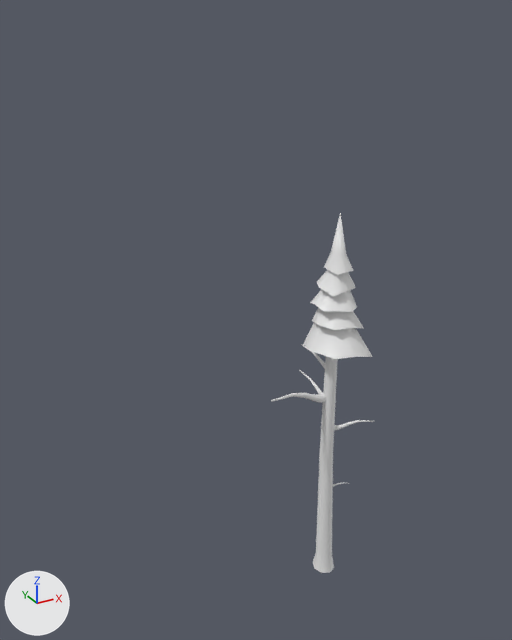
An edit to the FBX model Assets/Objects/ObjectsText/ArbolDos.fbx, drawn before and after from the same camera.
Both versions are drawn from a 50 mm lens placed at (10.96, 2.23, 3.0), pointed at (12.21, 4.5, 1.87). Lighting does not change. The marker at lower left points along +X, +Y and +Z. Materials are left out; every surface is plain grey. Where no turn or scale is listed for an object, it has been applied to the vertices.
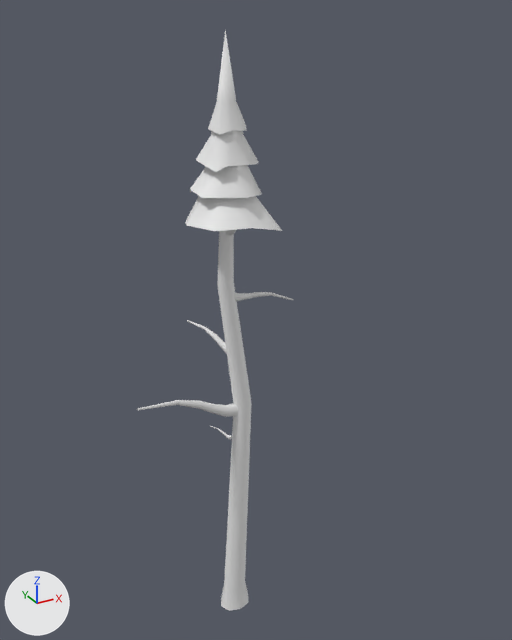
Where the change shows, as pixel boxes (x1, y1, x2, y2) in the pictures (512 x 640 px; the box of a moved part takes in the faces that stretch with it):
'Object046', reshaped, moved (51% wider, 61% taller)
    before: (271, 213, 374, 573)
    after: (137, 30, 293, 611)
part 1 of me_mesh, moved or reshaped
    before: (271, 392, 326, 403)
    after: (137, 400, 239, 417)
part 2 of me_mesh, moved or reshaped
    before: (334, 420, 374, 431)
    after: (187, 320, 227, 354)
part 3 of me_mesh, moved or reshaped
    before: (301, 344, 325, 369)
    after: (234, 292, 293, 301)
part 4 of me_mesh, moved or reshaped (not visible before)
    after: (226, 229, 237, 235)
part 5 of me_mesh, moved or reshaped
    before: (332, 483, 342, 487)
    after: (211, 426, 232, 439)
part 6 of me_mesh, moved or reshaped
    before: (312, 307, 364, 330)
    after: (185, 196, 282, 231)
part 7 of me_mesh, moved or reshaped
    before: (310, 289, 357, 312)
    after: (190, 165, 262, 198)
part 8 of me_mesh, moved or reshaped
    before: (317, 270, 355, 297)
    after: (196, 130, 258, 172)
part 9 of me_mesh, moved or reshaped
    before: (324, 213, 353, 275)
    after: (208, 30, 247, 134)
part 10 of me_mesh, rebuilt
    before: (313, 356, 338, 573)
    after: (217, 230, 252, 611)
part 11 of me_mesh, deleted
    before: (299, 370, 322, 394)
part 12 of me_mesh, deleted
    before: (303, 322, 373, 359)

The edits, one by one:
me_mesh is used by ob_object046; location (12.454, 4.461, 1.404).
me_mesh had 421 vertices, 794 faces and spanned x -0.23..0.23, y -0.2..0.2, z -0.88..0.88.
me_mesh now has 356 vertices, 672 faces and spans x -0.32..0.32, y -0.2..0.2, z -1.2..1.2.
me_mesh part 1: the loose piece of 48 vertices spanning x -0.23..0.09, y -0.07..0.01, z 0.03..0.14 is turned -8.5 degrees about the z axis through its middle and scaled by 1.37, then moved by (-0.02, 0.02, -0.25).
me_mesh part 2: the loose piece of 48 vertices spanning x 0.07..0.23, y -0.16..-0.03, z -0.11..-0.04 is turned 152.3 degrees about the z axis through its middle and scaled by 1.33, then moved by (-0.11, 0.18, 0.14).
me_mesh part 3: the loose piece of 48 vertices spanning x 0.05..0.1, y -0.04..0.17, z 0.16..0.23 is multiplied about its middle by the matrix ((-0.441, 1.033, 0.526), (-1.136, -0.497, 0.025), (0.232, -0.472, 1.123)), then moved by (0.11, -0.1, 0.06).
me_mesh part 4: the loose piece of 48 vertices spanning x 0.08..0.09, y -0.12..-0.03, z 0.38..0.43 is scaled about its middle by (2.48, 1.81, 1.37), then moved by (-0.02, -0.02, 0.15).
me_mesh part 5: the loose piece of 48 vertices spanning x 0.08..0.15, y -0.12..-0.06, z -0.39..-0.36 is scaled about its middle by (-0.853, -1.53, 1.37), then moved by (-0.07, 0.13, 0.04).
me_mesh part 6: the loose piece of 17 vertices spanning x -0.02..0.18, y -0.15..0.07, z 0.41..0.65 is scaled about its middle by (1.76, 1.51, 1.37), then moved by (-0.02, 0.01, 0.2).
me_mesh part 7: the loose piece of 17 vertices spanning x -0.02..0.18, y -0.15..0.06, z 0.47..0.72 is scaled about its middle by (1.37, 1.27, 1.37), then moved by (-0.02, 0.01, 0.22).
me_mesh part 8: the loose piece of 17 vertices spanning x 0.0..0.17, y -0.12..0.04, z 0.56..0.79 is scaled about its middle by (1.37, 1.19, 1.37), then moved by (-0.02, 0.01, 0.25).
me_mesh part 9: the loose piece of 17 vertices spanning x 0.03..0.14, y -0.1..0.04, z 0.64..0.88 is scaled about its middle by (1.32, 0.861, 1.37), then moved by (-0.02, 0.01, 0.28).
me_mesh part 10: the loose piece of 48 vertices spanning x 0.03..0.14, y -0.09..0.02, z -0.88..0.76 is rebuilt with 48 vertices and now spans x 0.0..0.16, y -0.08..0.04, z -1.2..1.05.
me_mesh part 11: the loose piece of 48 vertices spanning x 0.06..0.09, y -0.04..0.2, z 0.01..0.09 is deleted.
me_mesh part 12: the loose piece of 17 vertices spanning x -0.05..0.21, y -0.2..0.12, z 0.29..0.63 is deleted.
Object 'Object046' (ob_object046) moves from (12.454, 4.461, 1.404) to (11.989, 4.45, 1.738).
